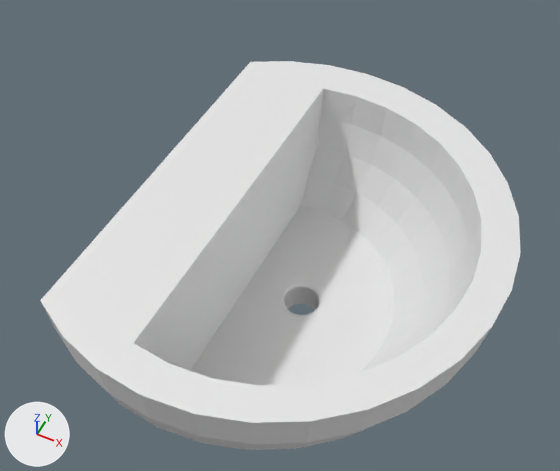
One commit to the Blender file Blender/sink_plate.blend: the scene before it, then after it.
Both versions are drawn from a camera (50 mm lens) standing at (1.29, -2.0, 2.31) and looking at (0.29, 0.0, -0.18). Every picture has the same lights, and +X, +Y and +Z are marked at lower left.

Names of what the first picture shows: 'sink_plate', 'sink_water_hole'.
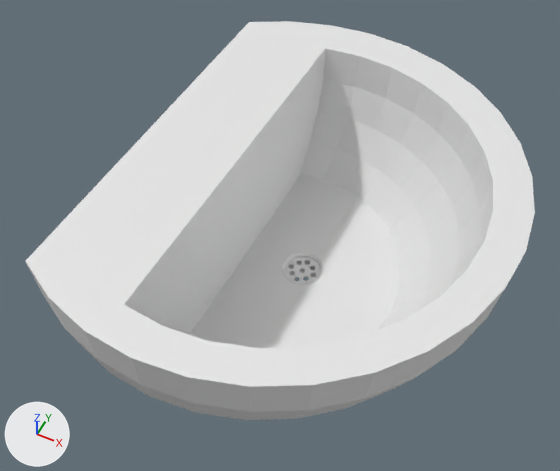
Where the change shows, as pixel boxes [x1, y1, x2, y2] in the pictures (560 x 471 px):
'sink_plate', moved
    before: [40, 61, 521, 450]
    after: [26, 21, 535, 420]
'sink_water_hole', moved
    before: [282, 284, 322, 316]
    after: [282, 253, 324, 285]
'sink_water_вщщк', now drawn
    after: [284, 256, 321, 284]

Patch to the scene script:
```diff
--- a/Blender/sink_plate.blend.py
+++ b/Blender/sink_plate.blend.py
@@ ob_sink_plate @@
 ob_sink_plate = bpy.data.objects.new('sink_plate', me_sphere)
-ob_sink_plate.location = (0.108, 0.0, -0.003)
+ob_sink_plate.location = (0.108, 0.0, 0.225)
```
